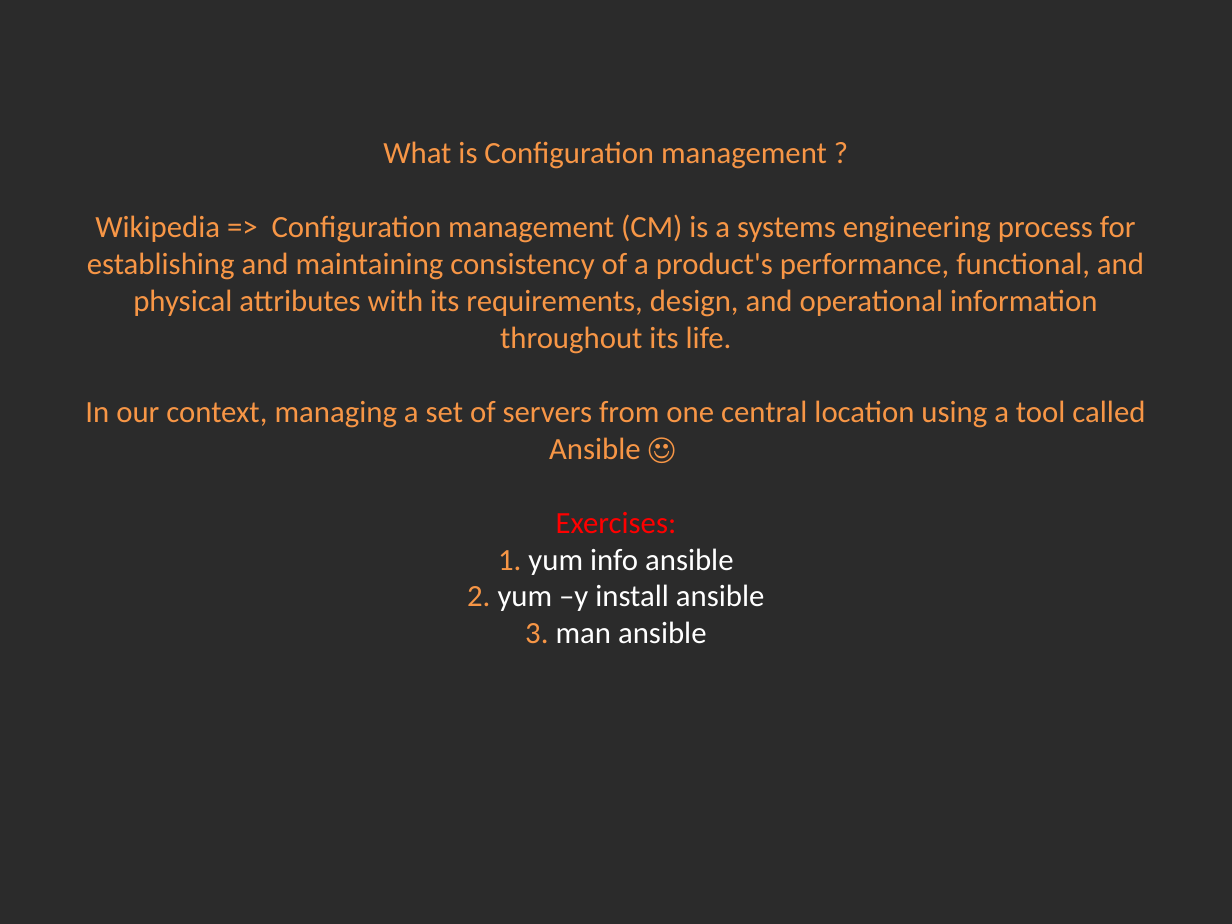
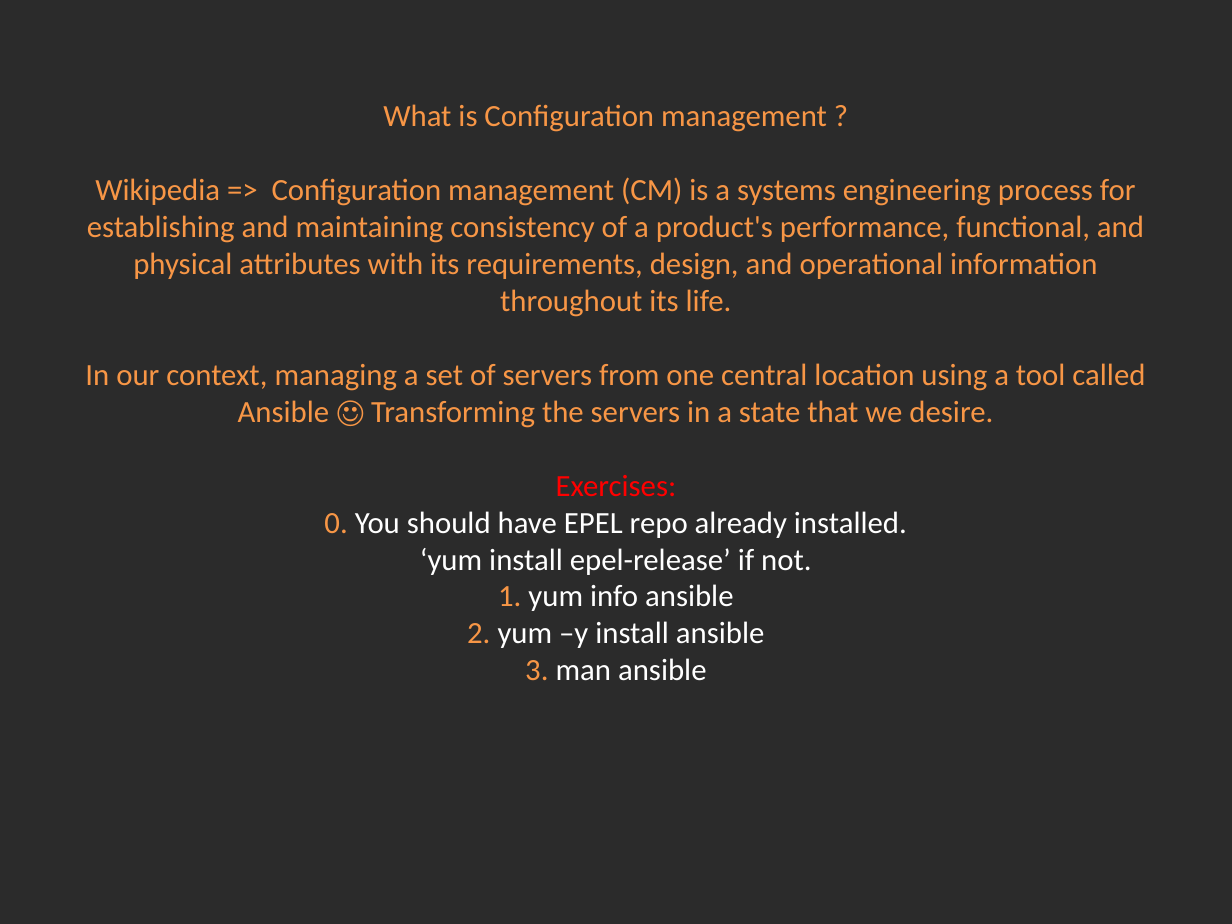
Before and after one commit to Academy-Soft-Intellect/Linux-Course, a slide deck: slide 1 of 16.ConfigurationManagement_With_Ansible/16-Conf_Man_Ansible.pptx. Drawn at 1232x924 pixels with LibreOffice and Linux fonts; fonts in the diff are those of the drawing; background and template pictures are left out; a plain dark background stands for a picture behind light text. Boxes give left, top, right and bottom in pixels: in the first picture for what was removed or moved away, otherwise in the second. Text is boxed around its words. In the diff, an @@ line names an element or a change of style, - is before the commit and + after.

Commit message:
Ansible.

```diff
--- a/16.ConfigurationManagement_With_Ansible/16-Conf_Man_Ansible.pptx
+++ b/16.ConfigurationManagement_With_Ansible/16-Conf_Man_Ansible.pptx
@@ title at bbox=[85, 104, 1145, 681]: text changed @@
-What is Configuration management ?
-Wikipedia => Configuration management (CM) is a systems engineering process for establishing and maintaining consistency of a product's performance, functional, and physical attributes with its requirements, design, and operational information throughout its life.
-In our context, managing a set of servers from one central location using a tool called Ansible ☺
-Exercises:
-1. yum info ansible
-2. yum –y install ansible
-3. man ansible
+What is Configuration management ?
+Wikipedia => Configuration management (CM) is a systems engineering process for establishing and maintaining consistency of a product's performance, functional, and physical attributes with its requirements, design, and operational information throughout its life.
+In our context, managing a set of servers from one central location using a tool called Ansible ☺ Transforming the servers in a state that we desire.
+Exercises:
+0. You should have EPEL repo already installed.
+‘yum install epel-release’ if not.
+1. yum info ansible
+2. yum –y install ansible
+3. man ansible
```
Also in this commit, not shown: 3 other slides changed.
